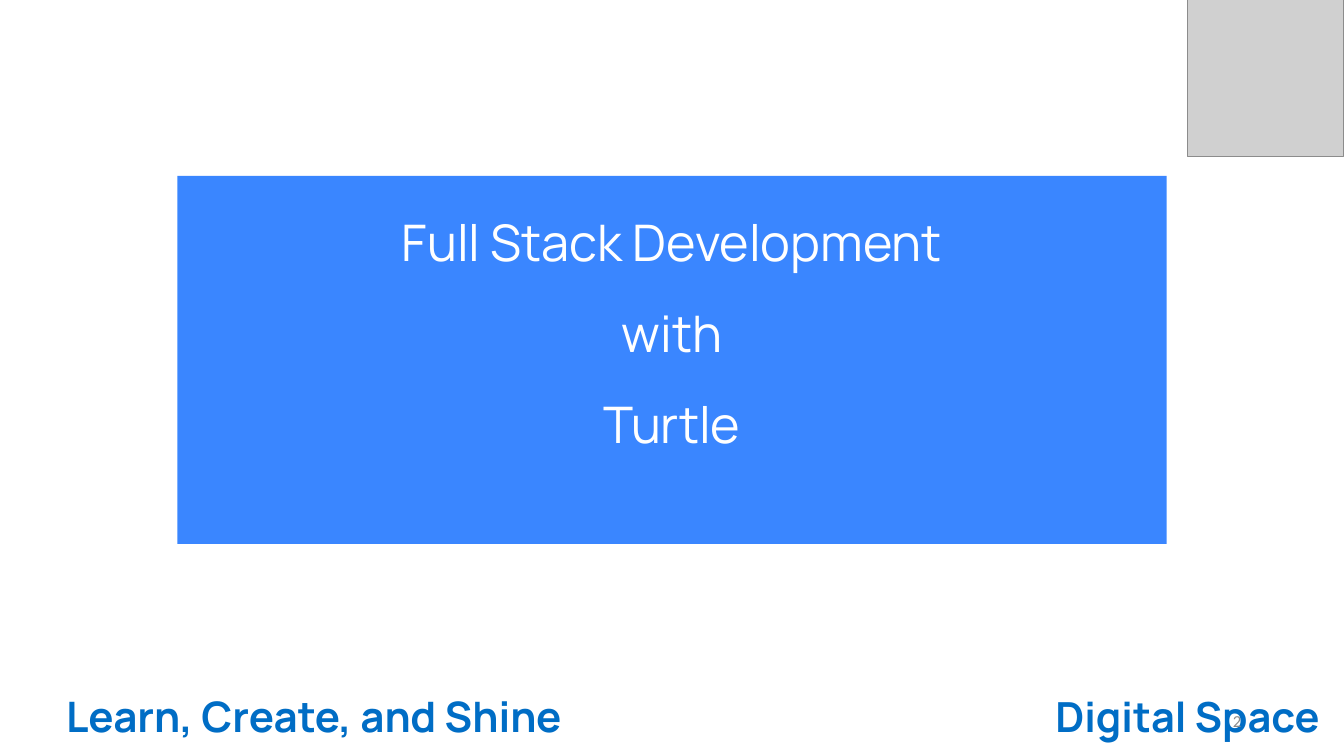
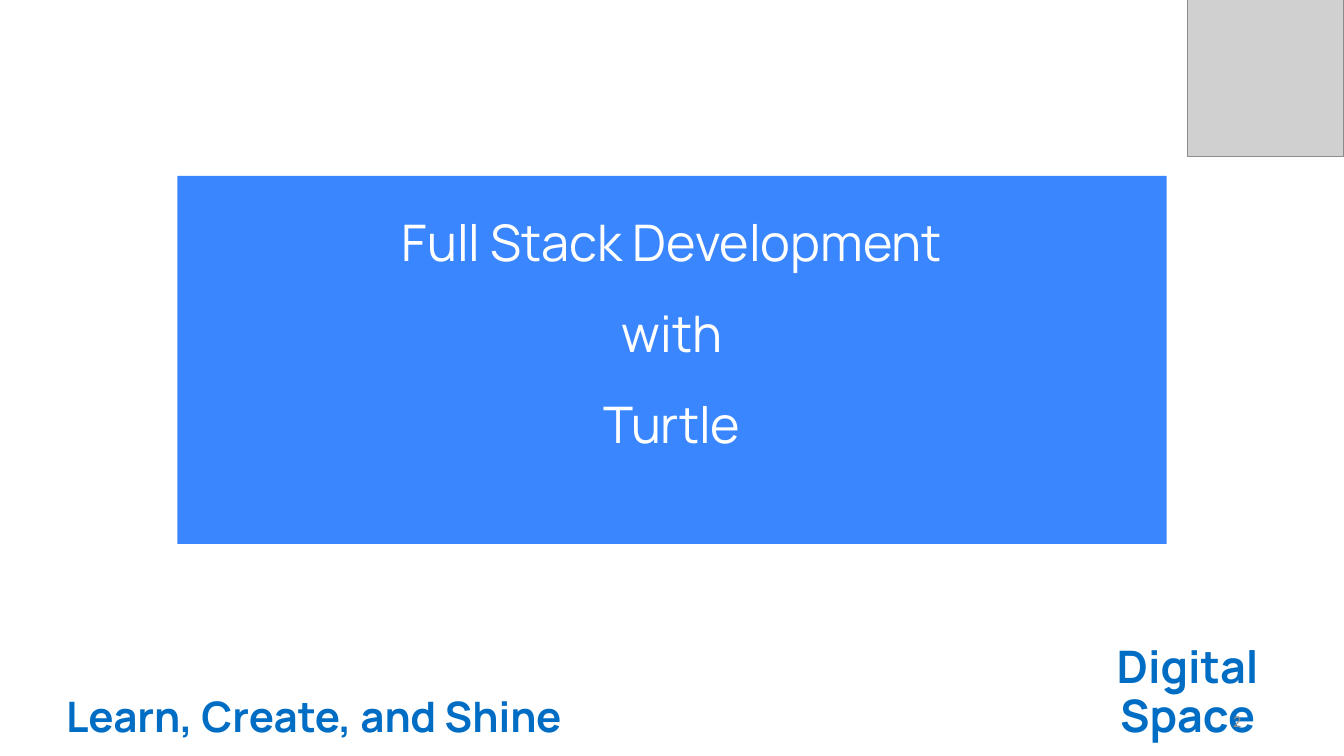
Before and after one commit to RIGTraining/PythonClass, a slide deck: slide 2 of turtle.pptx. Drawn at 1344x756 pixels with LibreOffice and Linux fonts; fonts in the diff are those of the drawing; grey boxes stand for pictures. Boxes give left, top, right and bottom in pixels: in the first picture for what was removed or moved away, otherwise in the second. Text is boxed around its words. In the diff, an @@ line names an element or a change of style, - is before the commit and + after.

```diff
--- a/turtle.pptx
+++ b/turtle.pptx
@@ text "Digital Space" at box(1117, 650, 1259, 743): size 29.6 to 32 pt @@
```
Also in this commit, not shown: 2 other slides changed, 2 other files.
